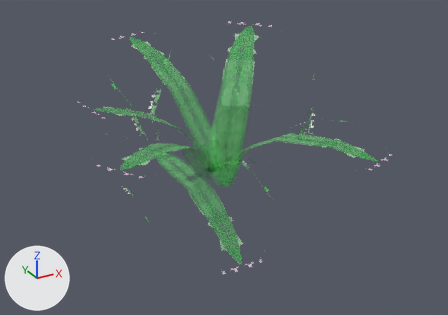
Two versions of the FBX model Assets/Resources/Models/Environment/Plant/Grass.fbx, one commit apart.
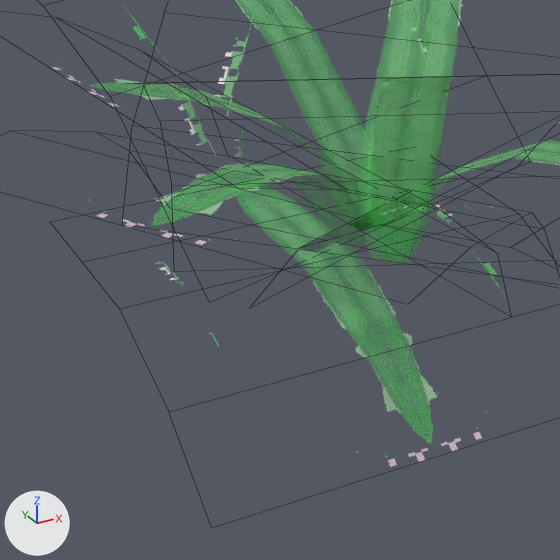
There are two pictures of each version: one whole from a 50 mm camera at (-2.56, -5.22, 2.85) aimed at (0.29, -0.03, 0.25), one close up on the part from 12% to 66% of the width and 23% to 100% of the height. The lights are fixed; the arrows at lower left show +X, +Y and +Z. The close-ups show mesh edges as thin lines. Where no turn or scale is listed for an object, it has been applied to the vertices.

Before the edit, the objects in view are built like this:
```python
me_plane = bpy.data.meshes.new('Plane')
me_plane.from_pydata(...)  # 10 vertices, 4 faces; spans x -1.0..1.0, y -0.95..1.0, z -0.49..0.0
me_plane.materials.append(mat_grass)
me_plane_003 = bpy.data.meshes.new('Plane.003')
me_plane_003.from_pydata(...)  # 60 vertices, 24 faces; spans x -1.48..2.52, y -1.9..1.97, z -0.76..0.69
me_plane_003.materials.append(mat_grass)
ob_plane = bpy.data.objects.new('Plane', me_plane)
ob_plane.location = (0.0, 0.0, 0.0)
ob_plane_003 = bpy.data.objects.new('Plane.003', me_plane_003)
ob_plane_003.location = (-0.244, 0.046, 0.688)
```
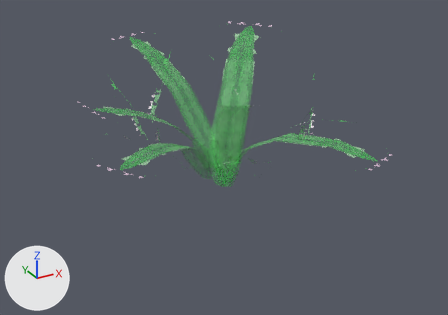
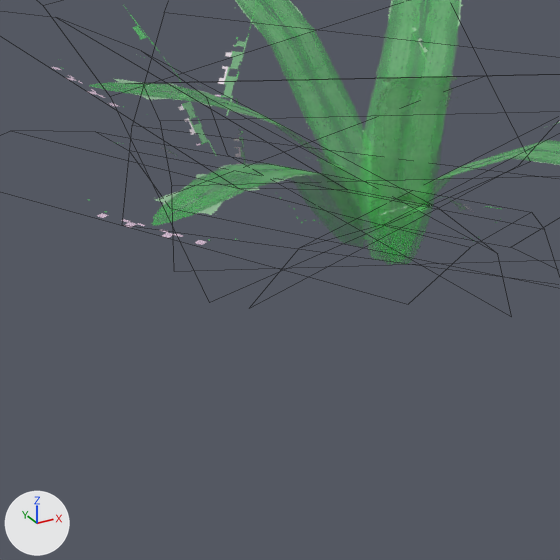
Where the newer file only moved an object's origin or applied its transform, the numbers keep the older frame.

The edits, one by one:
Object 'Plane' (ob_plane) is deleted.

Pixel boxes (x1, y1, x2, y2) of what changed, in the close-ups (560 x 560 px):
'Plane', deleted: before (155, 191, 499, 467)
